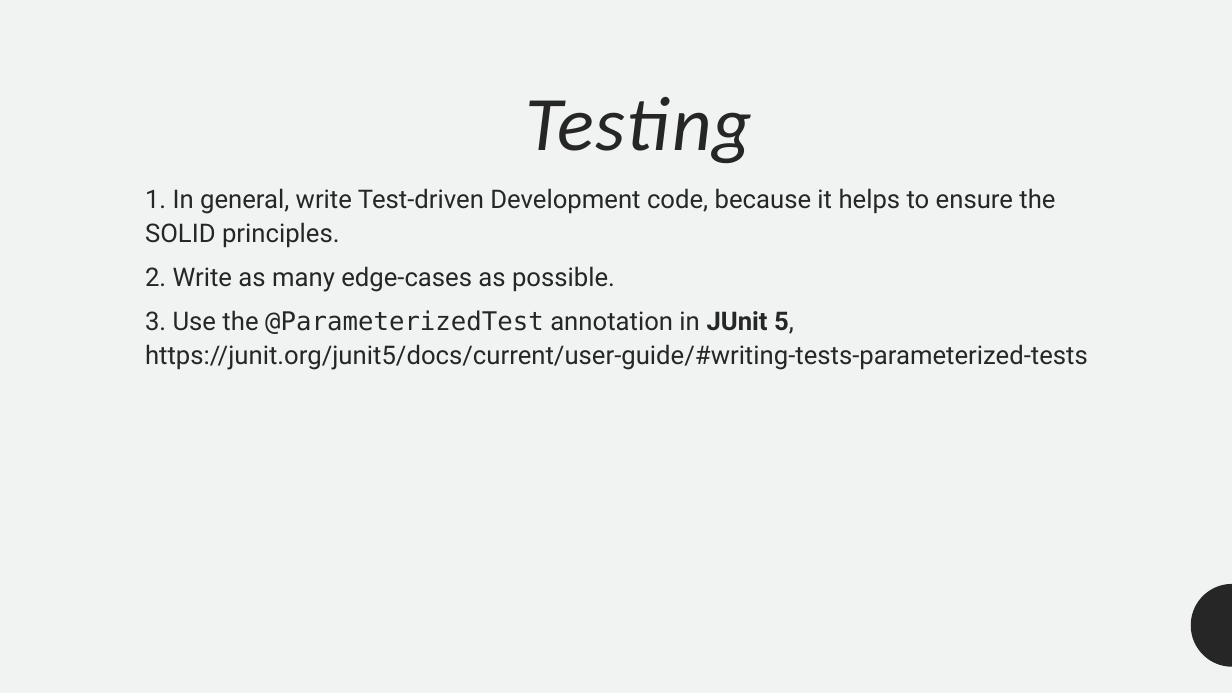
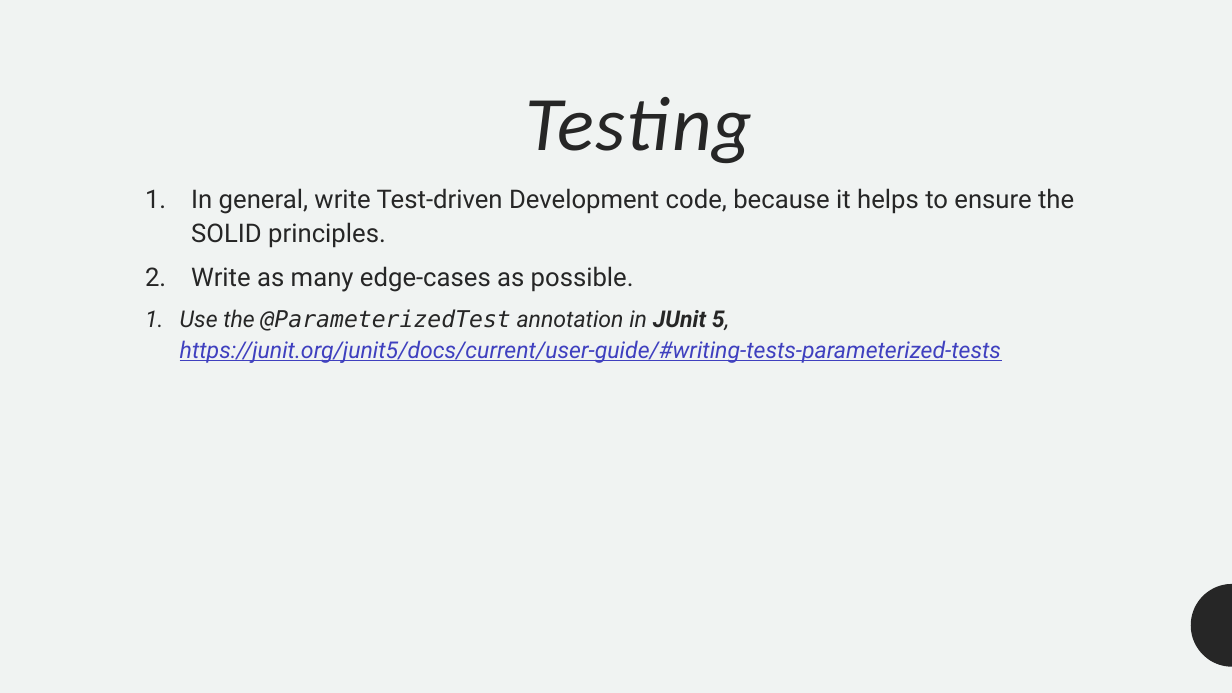
Before and after one commit to ofer987/presentations, a slide deck: slide 10 of code_review.pptx. Drawn at 1232x693 pixels with LibreOffice and Linux fonts; fonts in the diff are those of the drawing. Boxes give left, top, right and bottom in pixels: in the first picture for what was removed or moved away, otherwise in the second. Text is boxed around its words. In the diff, an @@ line names an element or a change of style, - is before the commit and + after.

```diff
--- a/code_review.pptx
+++ b/code_review.pptx
@@ text at (180, 188, 1074, 363): text changed; size 20 to 18 pt; italic on @@
-1. In general, write Test-driven Development code, because it helps to ensure the SOLID principles.
-2. Write as many edge-cases as possible.
-3. Use the @ParameterizedTest annotation in JUnit 5, https://junit.org/junit5/docs/current/user-guide/#writing-tests-parameterized-tests
+1. In general, write Test-driven Development code, because it helps to ensure the SOLID principles.
+2. Write as many edge-cases as possible.
+  1. Use the @ParameterizedTest annotation in JUnit 5, https://junit.org/junit5/docs/current/user-guide/#writing-tests-parameterized-tests
```
Also in this commit, not shown: 6 other slides changed, 2 slides added.
